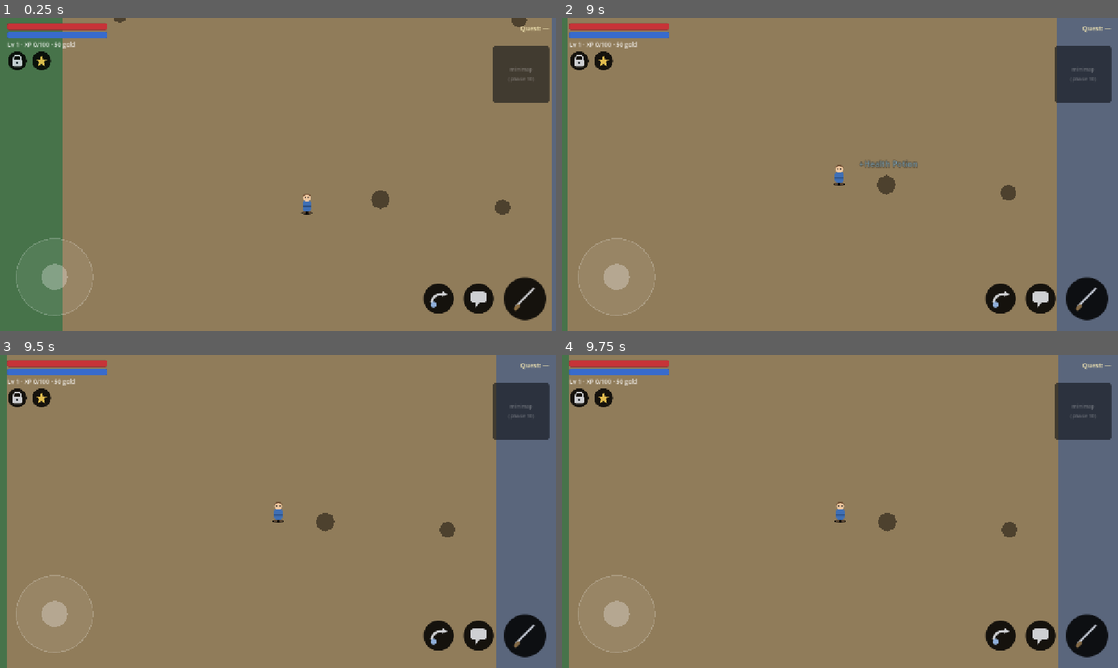
Above: before the commit, frames 1-4 (two rows, left to right).
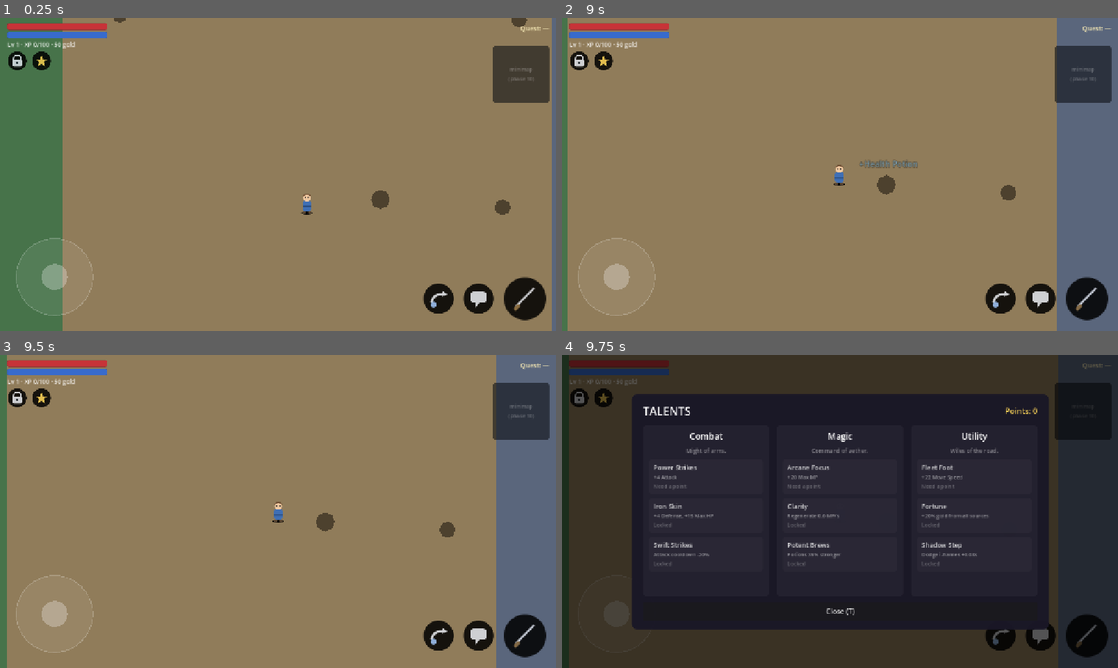
Above: after the commit, the same moments.

Repository: amirrezahadipoor/openworldRpg
Game: Godot game, scene res://scenes/main.tscn
Two runs of this game, one before a commit and one after it. Both use one fixed random seed, a clock stepped at 60 frames per second and the inputs below.
Inputs (mouse positions are in pixels of both pictures, inside the frame that each line leads up to):
- Up to frame 1 (0.25 s): no input
- Up to frame 2 (9 s): drag from (617, 277) to (862, 177) at 0.52 s; drag from (728, 190) to (856, 168) at 1.27 s; click (578, 61) at 2.02 s; click "Unequip" at 2.75 s; click "Unequip" at 3.5 s; click "Unequip" at 4.25 s; click "Use" at 5 s; click "Drop" at 5.75 s; tap Enter at 6.5, 8 s; move the mouse to (895, 105) at 6.52 s; hold D (move_right) 6.53-7.25 s; hold T (talents) 6.53-7.25 s; tap J (attack) at 6.8 s; tap Space at 7.25 s; drag from (812, 237) to (856, 168) at 7.27 s; move the mouse to (1006, 221) at 8.02 s; hold A (move_left) 8.03-8.75 s; hold T (talents) 8.03-8.75 s; tap K (dodge) at 8.1 s; tap I (inventory) at 8.65 s; drag from (673, 127) to (817, 174) at 8.77 s
- Up to frame 3 (9.5 s): no input
- Up to frame 4 (9.75 s): click (600, 398) at 9.52 s

Frames 1-3 are identical in both runs. In frame 4, 98% of the frame differs, in the area x 0-100%, y 0-100%.

Commit message:
feat: talent tree UI + real gameplay effects (9 nodes)
- data/talents.json: 3 branches x 3 tiered nodes with display data
- Node-active model: node N of a branch is live at >= N allocated points
  (keeps save-compatible {branch: points} model)
- Real hooks in GameState consumed by systems: attack_cooldown_mult
  (Swift Strikes), mp_regen (Clarity), potion_mult (Potent Brews),
  gold_mult (Fortune), dodge_duration_bonus (Shadow Step)
- Player uses cooldown/dodge hooks; use_item/add_gold use potion/gold hooks
- TalentScreen UI: 3 columns, active/next/locked node states, Learn buttons,
  pauses game, T key or HUD star toggles
- tests: 9 new assertions (allocation, stat deltas, tier thresholds)
  35 checks total, all passing headless

Diff:
--- /dev/null
+++ b/data/talents.json
@@ -0,0 +1,35 @@
+{
+  "_comment": "Talent tree display data. Each branch has 3 tiered nodes; a node is ACTIVE when the player has allocated >= tier points to that branch. Mechanical effects live in GameState (DECISIONS #19).",
+  "branches": [
+    {
+      "id": "combat",
+      "name": "Combat",
+      "desc": "Might of arms.",
+      "nodes": [
+        { "tier": 1, "name": "Power Strikes", "desc": "+4 Attack" },
+        { "tier": 2, "name": "Iron Skin", "desc": "+4 Defense, +15 Max HP" },
+        { "tier": 3, "name": "Swift Strikes", "desc": "Attack cooldown -20%" }
+      ]
+    },
+    {
+      "id": "magic",
+      "name": "Magic",
+      "desc": "Command of aether.",
+      "nodes": [
+        { "tier": 1, "name": "Arcane Focus", "desc": "+20 Max MP" },
+        { "tier": 2, "name": "Clarity", "desc": "Regenerate 0.6 MP/s" },
+        { "tier": 3, "name": "Potent Brews", "desc": "Potions 35% stronger" }
+      ]
+    },
+    {
+      "id": "utility",
+      "name": "Utility",
+      "desc": "Wiles of the road.",
+      "nodes": [
+        { "tier": 1, "name": "Fleet Foot", "desc": "+22 Move Speed" },
+        { "tier": 2, "name": "Fortune", "desc": "+20% gold from all sources" },
+        { "tier": 3, "name": "Shadow Step", "desc": "Dodge i-frames +0.08s" }
+      ]
+    }
+  ]
+}
--- a/scripts/autoload/game_state.gd
+++ b/scripts/autoload/game_state.gd
@@ -38,6 +38,12 @@
 func _ready() -> void:
 	hp = max_hp()
 	mp = max_mp()
+
+
+func _process(delta: float) -> void:
+	# Clarity talent: passive MP regeneration.
+	if mp < max_mp() and mp_regen_per_sec() > 0.0:
+		mp = minf(mp + mp_regen_per_sec() * delta, max_mp())
 
 
 # --- Progression ------------------------------------------------------------
@@ -73,23 +79,54 @@
 # --- Final stats (level + talents; gear is added in Phase 7) ----------------
 
 func max_hp() -> float:
-	return base_hp + (level - 1) * 12.0 + int(talents["combat"]) * 8.0 + equipment_bonus("hp")
+	var bonus := 15.0 if node_active("combat", 2) else 0.0  # Iron Skin
+	return base_hp + (level - 1) * 12.0 + bonus + equipment_bonus("hp")
 
 
 func max_mp() -> float:
-	return base_mp + (level - 1) * 6.0 + int(talents["magic"]) * 6.0 + equipment_bonus("mp")
+	var bonus := 20.0 if node_active("magic", 1) else 0.0  # Arcane Focus
+	return base_mp + (level - 1) * 6.0 + bonus + equipment_bonus("mp")
 
 
 func attack() -> float:
-	return base_attack + (level - 1) * 1.5 + int(talents["combat"]) * 2.0 + equipment_bonus("atk")
+	var bonus := 4.0 if node_active("combat", 1) else 0.0  # Power Strikes
+	return base_attack + (level - 1) * 1.5 + bonus + equipment_bonus("atk")
 
 
 func defense() -> float:
-	return base_defense + (level - 1) * 1.0 + int(talents["combat"]) * 1.0 + equipment_bonus("def")
+	var bonus := 4.0 if node_active("combat", 2) else 0.0  # Iron Skin
+	return base_defense + (level - 1) * 1.0 + bonus + equipment_bonus("def")
 
 
 func move_speed() -> float:
-	return base_speed + int(talents["utility"]) * 8.0 + equipment_bonus("speed")
+	var bonus := 22.0 if node_active("utility", 1) else 0.0  # Fleet Foot
+	return base_speed + bonus + equipment_bonus("speed")
+
+
+# --- Talent tree (node-active model, DECISIONS #19) ---------------------------
+
+func node_active(branch: String, tier: int) -> bool:
+	return int(talents.get(branch, 0)) >= tier
+
+
+func attack_cooldown_mult() -> float:
+	return 0.8 if node_active("combat", 3) else 1.0  # Swift Strikes
+
+
+func potion_mult() -> float:
+	return 1.35 if node_active("magic", 3) else 1.0  # Potent Brews
+
+
+func gold_mult() -> float:
+	return 1.2 if node_active("utility", 2) else 1.0  # Fortune
+
+
+func mp_regen_per_sec() -> float:
+	return 0.6 if node_active("magic", 2) else 0.0  # Clarity
+
+
+func dodge_duration_bonus() -> float:
+	return 0.08 if node_active("utility", 3) else 0.0  # Shadow Step
 
 
 func equipment_bonus(key: String) -> float:
@@ -137,8 +174,8 @@
 	var it: Dictionary = ItemsDB.get_item(item_id)
 	if String(it.get("type", "")) != "consumable":
 		return false
-	var heal := float(it.get("heal", 0))
-	var mana := float(it.get("restore_mp", 0))
+	var heal := float(it.get("heal", 0)) * potion_mult()
+	var mana := float(it.get("restore_mp", 0)) * potion_mult()
 	if heal > 0.0:
 		hp = clampf(hp + heal, 0.0, max_hp())
 		EventBus.player_healed.emit(heal)
@@ -166,7 +203,8 @@
 
 
 func add_gold(amount: int) -> void:
-	gold = maxi(0, gold + amount)
+	var gained := int(round(float(amount) * gold_mult())) if amount > 0 else amount
+	gold = maxi(0, gold + gained)
 	EventBus.gold_changed.emit(gold)
 
 
--- a/scripts/main.gd
+++ b/scripts/main.gd
@@ -11,6 +11,7 @@
 var camera: FollowCamera
 var streamer: ChunkStreamer
 var inventory_ui: InventoryScreen
+var talent_ui: TalentScreen
 
 
 func _ready() -> void:
@@ -67,11 +68,16 @@
 	add_child(hud)
 	hud.setup(player)
 	hud.bag_pressed.connect(func() -> void: inventory_ui.toggle())
+	hud.talents_pressed.connect(func() -> void: talent_ui.toggle())
 
 	inventory_ui = InventoryScreen.new()
 	inventory_ui.name = "InventoryScreen"
 	add_child(inventory_ui)
 	inventory_ui.drop_requested.connect(_on_drop_requested)
+
+	talent_ui = TalentScreen.new()
+	talent_ui.name = "TalentScreen"
+	add_child(talent_ui)
 
 	var pause := PauseMenu.new()
 	pause.name = "PauseMenu"
@@ -82,6 +88,9 @@
 func _unhandled_input(event: InputEvent) -> void:
 	if event.is_action_pressed("inventory"):
 		inventory_ui.toggle()
+		get_viewport().set_input_as_handled()
+	elif event.is_action_pressed("talents"):
+		talent_ui.toggle()
 		get_viewport().set_input_as_handled()
 
 
--- a/scripts/player/player.gd
+++ b/scripts/player/player.gd
@@ -78,7 +78,7 @@
 
 
 func _start_attack() -> void:
-	_attack_cd = ATTACK_COOLDOWN
+	_attack_cd = ATTACK_COOLDOWN * GameState.attack_cooldown_mult()
 	_attack_active = ATTACK_ACTIVE_TIME
 	attack_shape.disabled = false
 	EventBus.attack_swung.emit(self)
@@ -97,7 +97,7 @@
 
 func _start_dodge(move: Vector2) -> void:
 	_dodge_dir = move if move.length_squared() > 0.01 else facing
-	_dodge_timer = DODGE_DURATION
+	_dodge_timer = DODGE_DURATION + GameState.dodge_duration_bonus()
 	_dodge_cd = DODGE_COOLDOWN
 	EventBus.player_dodged.emit(self)
 	AudioManager.play_sfx("dodge")
--- /dev/null
+++ b/scripts/ui/talent_screen.gd
@@ -0,0 +1,218 @@
+class_name TalentScreen
+extends CanvasLayer
+## Talent tree UI — 3 branches, tiered nodes (data/talents.json).
+## A node becomes active once the player has allocated `tier` points to its
+## branch; "Learn" buttons allocate one point to the next locked node.
+## Pauses the game while open.
+
+signal closed
+
+var _root: Control
+var _points_label: Label
+var _branches_box: HBoxContainer
+var _data: Dictionary = {}
+
+
+func _ready() -> void:
+	layer = 41
+	process_mode = Node.PROCESS_MODE_ALWAYS
+	visible = false
+	_load_data()
+	_build()
+
+
+func _unhandled_input(event: InputEvent) -> void:
+	if visible and (event.is_action_pressed("talents") or event.is_action_pressed("pause")):
+		close()
+		get_viewport().set_input_as_handled()
+
+
+func open() -> void:
+	_refresh()
+	visible = true
+	get_tree().paused = true
+
+
+func close() -> void:
+	visible = false
+	get_tree().paused = false
+	closed.emit()
+
+
+func toggle() -> void:
+	if visible:
+		close()
+	else:
+		open()
+
+
+func _load_data() -> void:
+	var f := FileAccess.open("res://data/talents.json", FileAccess.READ)
+	if f == null:
+		push_error("TalentScreen: cannot open data/talents.json")
+		return
+	var parsed: Variant = JSON.parse_string(f.get_as_text())
+	f.close()
+	if typeof(parsed) == TYPE_DICTIONARY:
+		_data = parsed
+
+
+func _build() -> void:
+	_root = Control.new()
+	_root.set_anchors_preset(Control.PRESET_FULL_RECT)
+	add_child(_root)
+
+	var dim := ColorRect.new()
+	dim.color = Color(0, 0, 0, 0.6)
+	dim.set_anchors_preset(Control.PRESET_FULL_RECT)
+	_root.add_child(dim)
+
+	var center := CenterContainer.new()
+	center.set_anchors_preset(Control.PRESET_FULL_RECT)
+	_root.add_child(center)
+
+	var panel := PanelContainer.new()
+	panel.custom_minimum_size = Vector2(960, 540)
+	var bg := StyleBoxFlat.new()
+	bg.bg_color = Color(0.10, 0.09, 0.15, 0.97)
+	bg.set_corner_radius_all(12)
+	bg.content_margin_left = 26.0
+	bg.content_margin_right = 26.0
+	bg.content_margin_top = 20.0
+	bg.content_margin_bottom = 20.0
+	panel.add_theme_stylebox_override("panel", bg)
+	center.add_child(panel)
+
+	var outer := VBoxContainer.new()
+	outer.add_theme_constant_override("separation", 14)
+	panel.add_child(outer)
+
+	var header := HBoxContainer.new()
+	var title := Label.new()
+	title.text = "TALENTS"
+	title.add_theme_font_size_override("font_size", 26)
+	header.add_child(title)
+	var spacer := Control.new()
+	spacer.size_flags_horizontal = Control.SIZE_EXPAND_FILL
+	header.add_child(spacer)
+	_points_label = Label.new()
+	_points_label.add_theme_color_override("font_color", Color(1.0, 0.85, 0.35))
+	_points_label.add_theme_font_size_override("font_size", 18)
+	header.add_child(_points_label)
+	outer.add_child(header)
+
+	_branches_box = HBoxContainer.new()
+	_branches_box.add_theme_constant_override("separation", 18)
+	_branches_box.size_flags_vertical = Control.SIZE_EXPAND_FILL
+	outer.add_child(_branches_box)
+
+	var close_btn := Button.new()
+	close_btn.text = "Close (T)"
+	close_btn.custom_minimum_size = Vector2(200, 42)
+	close_btn.pressed.connect(close)
+	outer.add_child(close_btn)
+
+
+func _refresh() -> void:
+	_points_label.text = "Points: %d" % GameState.talent_points
+	for child in _branches_box.get_children():
+		child.queue_free()
+	for branch in _data.get("branches", []):
+		_branches_box.add_child(_branch_column(branch))
+
+
+func _branch_column(branch: Dictionary) -> Control:
+	var bid := String(branch.get("id", ""))
+	var col := PanelContainer.new()
+	col.size_flags_horizontal = Control.SIZE_EXPAND_FILL
+	var cbg := StyleBoxFlat.new()
+	cbg.bg_color = Color(1, 1, 1, 0.04)
+	cbg.set_corner_radius_all(8)
+	cbg.content_margin_left = 14.0
+	cbg.content_margin_right = 14.0
+	cbg.content_margin_top = 12.0
+	cbg.content_margin_bottom = 12.0
+	col.add_theme_stylebox_override("panel", cbg)
+
+	var vbox := VBoxContainer.new()
+	vbox.add_theme_constant_override("separation", 10)
+	col.add_child(vbox)
+
+	var name_label := Label.new()
+	name_label.text = String(branch.get("name", bid))
+	name_label.add_theme_font_size_override("font_size", 20)
+	name_label.horizontal_alignment = HORIZONTAL_ALIGNMENT_CENTER
+	vbox.add_child(name_label)
+
+	var desc := Label.new()
+	desc.text = String(branch.get("desc", ""))
+	desc.add_theme_color_override("font_color", Color(1, 1, 1, 0.45))
+	desc.add_theme_font_size_override("font_size", 13)
+	desc.horizontal_alignment = HORIZONTAL_ALIGNMENT_CENTER
+	desc.autowrap_mode = TextServer.AUTOWRAP_WORD_SMART
+	vbox.add_child(desc)
+
+	var pts := int(GameState.talents.get(bid, 0))
+	for node in branch.get("nodes", []):
+		vbox.add_child(_node_row(bid, node, pts))
+	return col
+
+
+func _node_row(bid: String, node: Dictionary, branch_points: int) -> Control:
+	var tier := int(node.get("tier", 1))
+	var active := branch_points >= tier
+	var is_next := branch_points == tier - 1
+
+	var box := VBoxContainer.new()
+	box.add_theme_constant_override("separation", 4)
+	var nbg := StyleBoxFlat.new()
+	nbg.bg_color = Color(0.35, 0.55, 0.35, 0.25) if active else Color(1, 1, 1, 0.03)
+	nbg.set_corner_radius_all(6)
+	nbg.content_margin_left = 10.0
+	nbg.content_margin_right = 10.0
+	nbg.content_margin_top = 8.0
+	nbg.content_margin_bottom = 8.0
+	var panel := PanelContainer.new()
+	panel.add_theme_stylebox_override("panel", nbg)
+	box.add_child(panel)
+
+	var inner := VBoxContainer.new()
+	inner.add_theme_constant_override("separation", 3)
+	panel.add_child(inner)
+
+	var head := HBoxContainer.new()
+	var nm := Label.new()
+	nm.text = "%s" % String(node.get("name", ""))
+	nm.add_theme_font_size_override("font_size", 15)
+	nm.add_theme_color_override("font_color", Color(0.8, 1.0, 0.8) if active else Color(1, 1, 1, 0.8))
+	head.add_child(nm)
+	inner.add_child(head)
+
+	var dsc := Label.new()
+	dsc.text = String(node.get("desc", ""))
+	dsc.add_theme_font_size_override("font_size", 12)
+	dsc.add_theme_color_override("font_color", Color(1, 1, 1, 0.5))
+	dsc.autowrap_mode = TextServer.AUTOWRAP_WORD_SMART
+	inner.add_child(dsc)
+
+	if active:
+		var status := Label.new()
+		status.text = "✓ Active"
+		status.add_theme_color_override("font_color", Color(0.5, 0.9, 0.5))
+		status.add_theme_font_size_override("font_size", 12)
+		inner.add_child(status)
+	elif is_next and GameState.talent_points > 0:
+		var learn := Button.new()
+		learn.text = "Learn (1 point)"
+		learn.pressed.connect(func() -> void:
+			GameState.spend_talent(bid)
+			_refresh()
+		)
+		inner.add_child(learn)
+	else:
+		var lock := Label.new()
+		lock.text = "Locked" if not is_next else "Need a point"
+		lock.add_theme_color_override("font_color", Color(1, 1, 1, 0.3))
+		lock.add_theme_font_size_override("font_size", 12)
+		inner.add_child(lock)
+	return box
--- a/tests/combat_test.gd
+++ b/tests/combat_test.gd
@@ -34,6 +34,8 @@
 	_test_equipment_stats()
 
 	_test_consumable_use()
+
+	_test_talents()
 
 	_test_boss_phases_and_death()
 	await get_tree().physics_frame
@@ -138,6 +140,30 @@
 	check(GameState.use_item("health_potion"), "using health_potion succeeds")
 	check(GameState.hp == 50.0, "healed 10 -> 50 (now %.0f)" % GameState.hp)
 	check(int(GameState.inventory.get("health_potion", 0)) == before - 1, "potion consumed")
+
+
+func _test_talents() -> void:
+	print("[combat_test] talent allocation + effects")
+	# Guarantee points to spend regardless of earlier XP levels.
+	GameState.talent_points += 3
+
+	var atk0 := GameState.attack()
+	check(GameState.spend_talent("combat"), "allocating a combat point succeeds")
+	check(GameState.node_active("combat", 1), "Power Strikes active at 1 combat point")
+	check(GameState.attack() == atk0 + 4.0, "+4 attack from Power Strikes")
+
+	check(GameState.attack_cooldown_mult() == 1.0, "no cooldown bonus before tier 3")
+	GameState.spend_talent("combat")
+	GameState.spend_talent("combat")
+	check(GameState.node_active("combat", 3), "Swift Strikes active at 3 points")
+	check(GameState.attack_cooldown_mult() == 0.8, "attack cooldown -20% at tier 3")
+
+	check(GameState.mp_regen_per_sec() == 0.0, "no MP regen without Clarity")
+	GameState.talent_points += 2
+	GameState.spend_talent("magic")
+	GameState.spend_talent("magic")
+	check(GameState.mp_regen_per_sec() == 0.6, "Clarity grants 0.6 MP/s")
+	check(GameState.potion_mult() == 1.0, "no potion bonus before Potent Brews")
 
 
 func _test_boss_phases_and_death() -> void:
Not shown, added: scripts/ui/talent_screen.gd.uid
Not shown, changed: DECISIONS.md
Not shown, changed: ROADMAP.md
